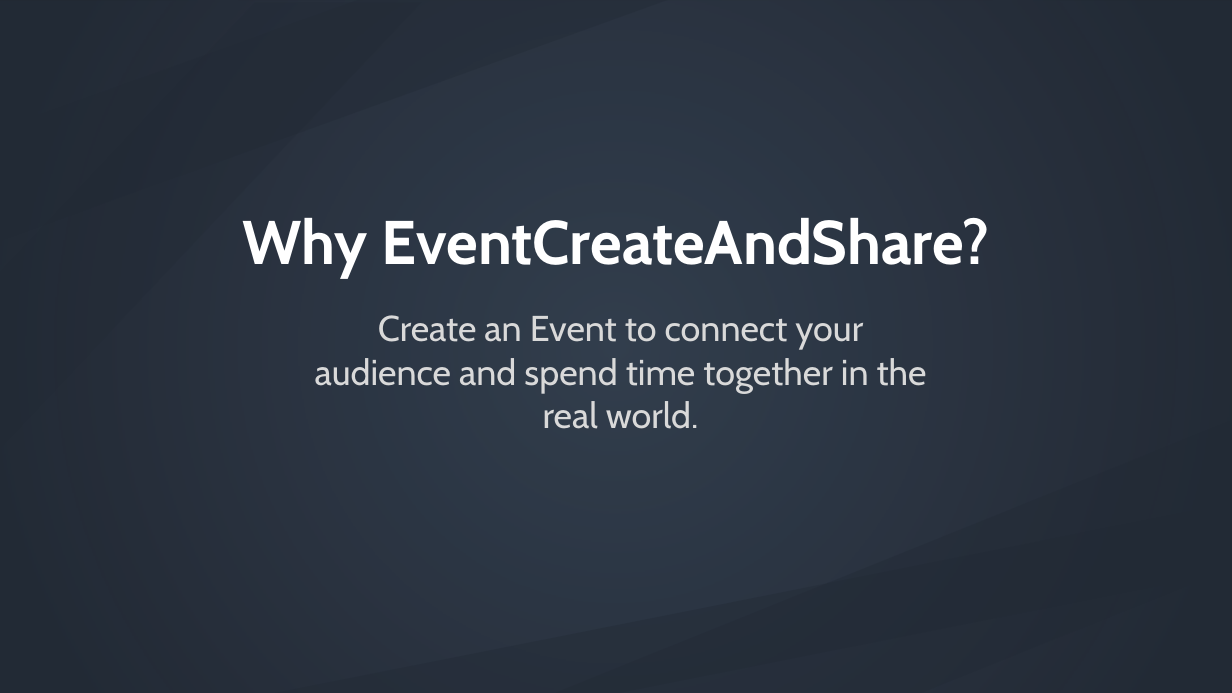
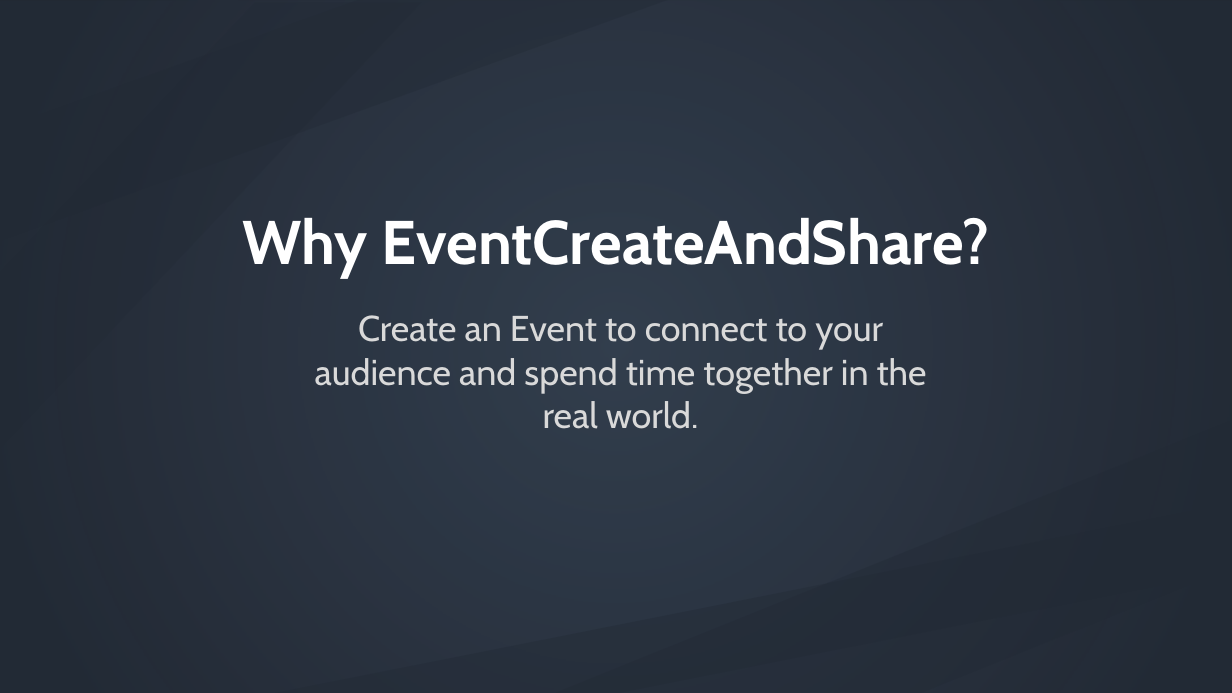
Before and after one commit to EventBuff/EventCreateAndShare, a slide deck: slide 2 of EventShare_Part3.pptx. Drawn at 1232x693 pixels with LibreOffice and Linux fonts; fonts in the diff are those of the drawing; background and template pictures are left out; a plain dark background stands for a picture behind light text. Boxes give left, top, right and bottom in pixels: in the first picture for what was removed or moved away, otherwise in the second. Text is boxed around its words. In the diff, an @@ line names an element or a change of style, - is before the commit and + after.

```diff
--- a/EventShare_Part3.pptx
+++ b/EventShare_Part3.pptx
@@ text at box(315, 315, 927, 429): text changed @@
-Create an Event to connect your audience and spend time together in the real world.
+Create an Event to connect to your audience and spend time together in the real world.
```
Also in this commit, not shown: 1 other slide changed.
